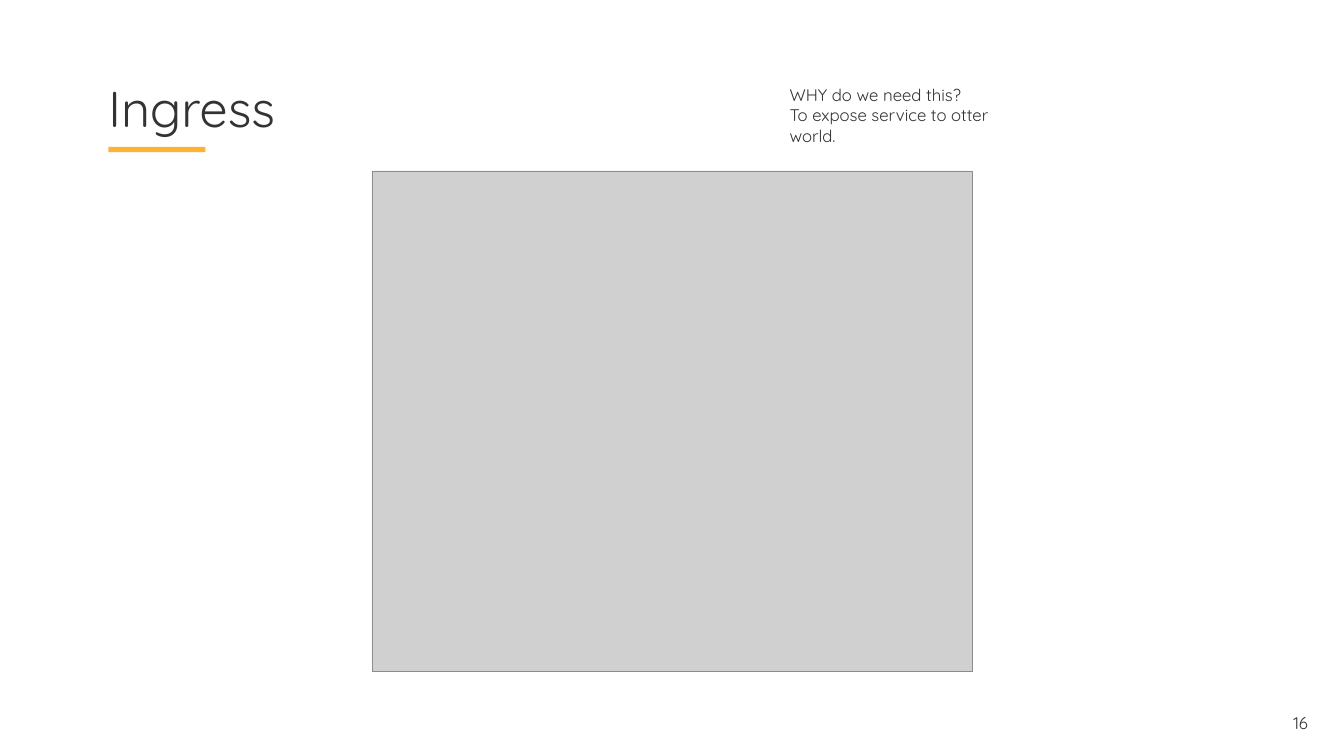
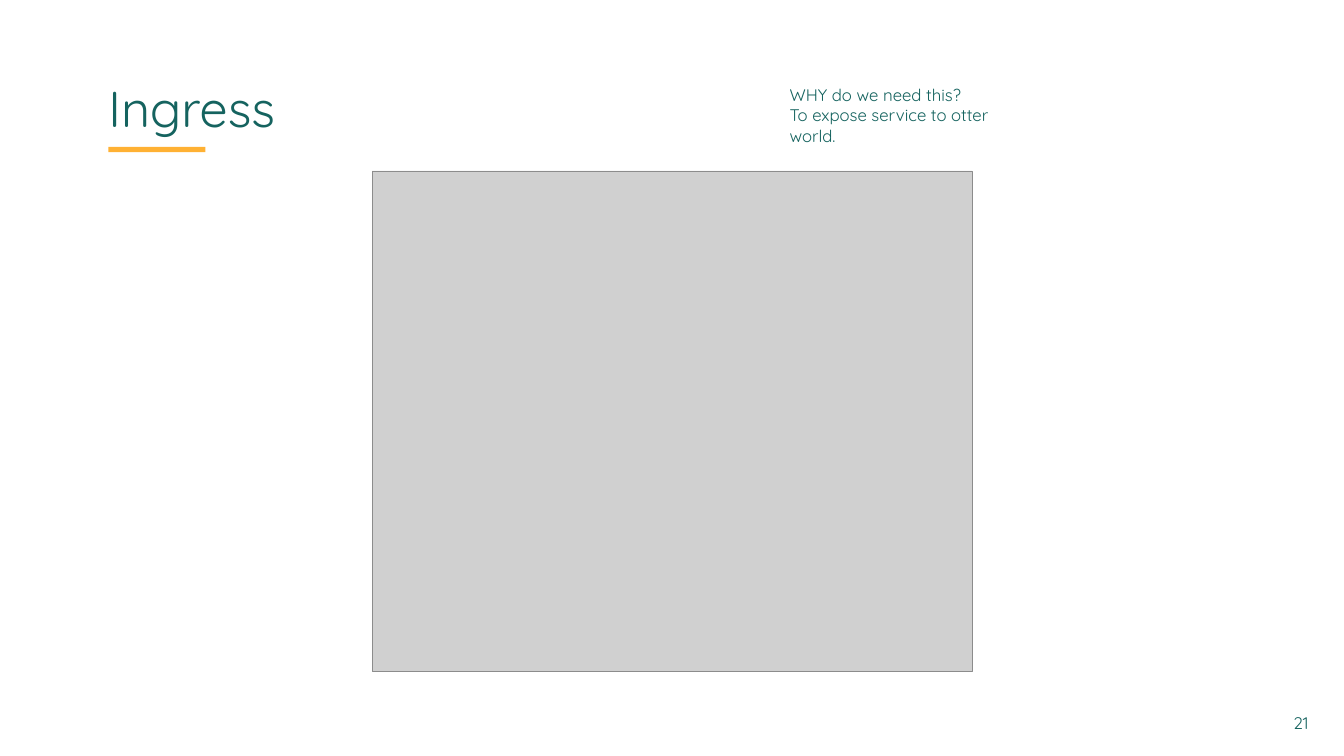
Before and after one commit to skabrits/Kubernetes-workshop, a slide deck: slide 21 of documentation/Part I/Workshop-I.pptx (slide 16 before the commit). Drawn at 1344x756 pixels with LibreOffice and Linux fonts; fonts in the diff are those of the drawing; grey boxes stand for pictures; background and template pictures are left out. Boxes give left, top, right and bottom in pixels: in the first picture for what was removed or moved away, otherwise in the second. Text is boxed around its words. In the diff, an @@ line names an element or a change of style, - is before the commit and + after.

```diff
--- a/documentation/Part I/Workshop-I.pptx
+++ b/documentation/Part I/Workshop-I.pptx
@@ title "Ingress" at bbox=[108, 91, 275, 137]: text colour #333332 to #16635F @@
@@ text "WHY do we need this?" at bbox=[790, 88, 988, 142]: text colour #333332 to #16635F @@
@@ text at bbox=[1293, 717, 1308, 729]: text changed; text colour #333332 to #16635F @@
-16
+21
```
Also in this commit, not shown: 16 other slides changed, 7 slides added, 2 other files.
